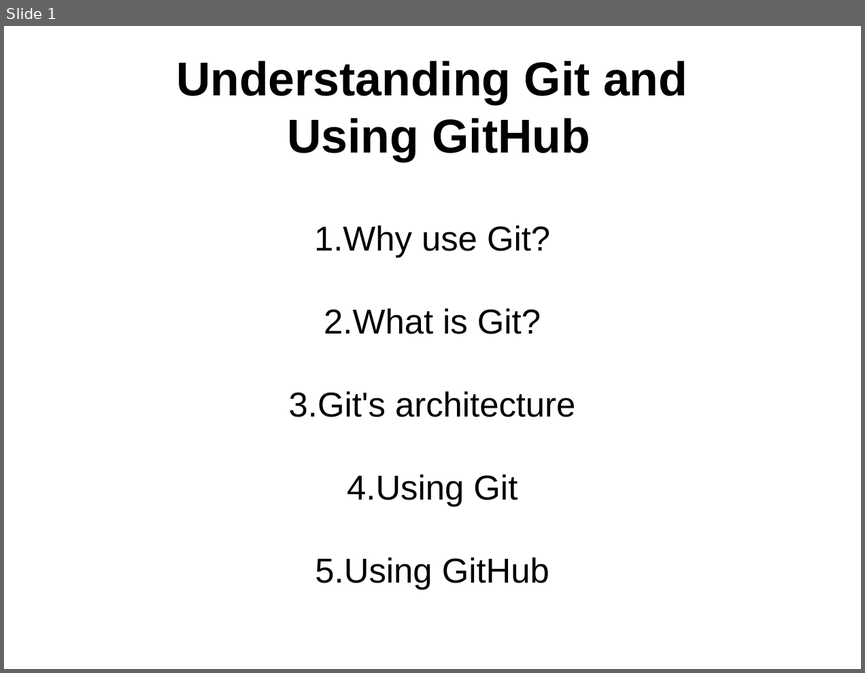
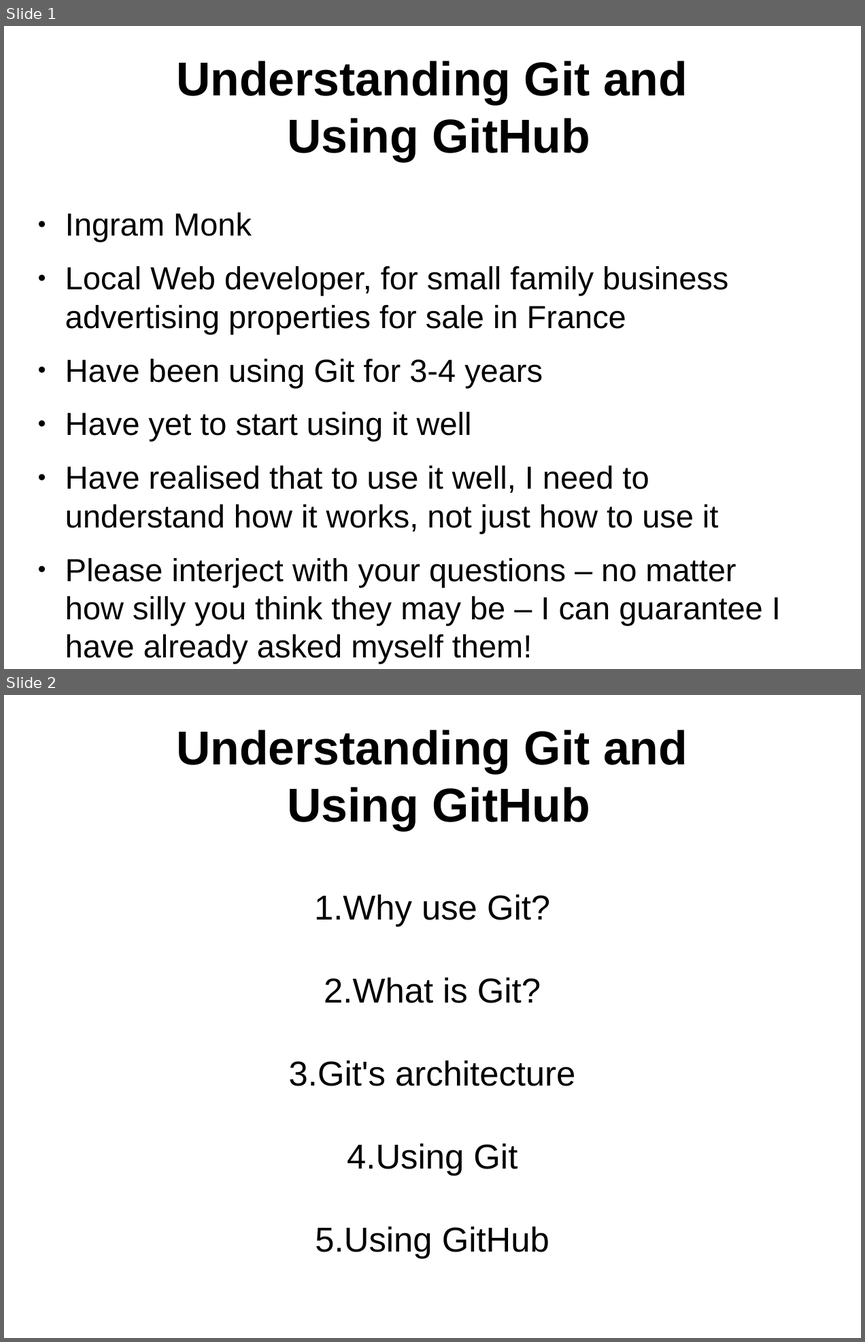
Before and after one commit to ifpingram/soslug, a slide deck: Understanding_Git_and_using_Github.odp. Shown one above the other, each under a label of ours: slide 1 before the commit, slides 1 and 2 after it. The pictures are 865x673 and 865x1342 pixels, drawn with LibreOffice and Linux fonts; fonts in the diff are those of the drawing. Boxes give left, top, right and bottom in pixels: in the first picture for what was removed or moved away, otherwise in the second. Text is boxed around its words. In the diff, an @@ line names an element or a change of style, - is before the commit and + after.

```diff
--- a/Understanding_Git_and_using_Github.odp
+++ b/Understanding_Git_and_using_Github.odp
@@ slide 1 added at [4, 26, 861, 669], background #FFFFFF @@
@@ title added at [176, 61, 687, 161], 44 pt, text #000000, bold @@
+Understanding Git and
+Using GitHub
@@ text added at [65, 212, 781, 663], 29.6 pt, text #000000 @@
+● Ingram Monk
+● Local Web developer, for small family business advertising properties for sale in France
+● Have been using Git for 3-4 years
+● Have yet to start using it well
+● Have realised that to use it well, I need to understand how it works, not just how to use it
+● Please interject with your questions – no matter how silly you think they may be – I can guarantee I have already asked myself them!
@@ what was slide 1 is now slide 2 @@
```
Also in this commit, not shown: 2 slides changed, 4 other slides added.
